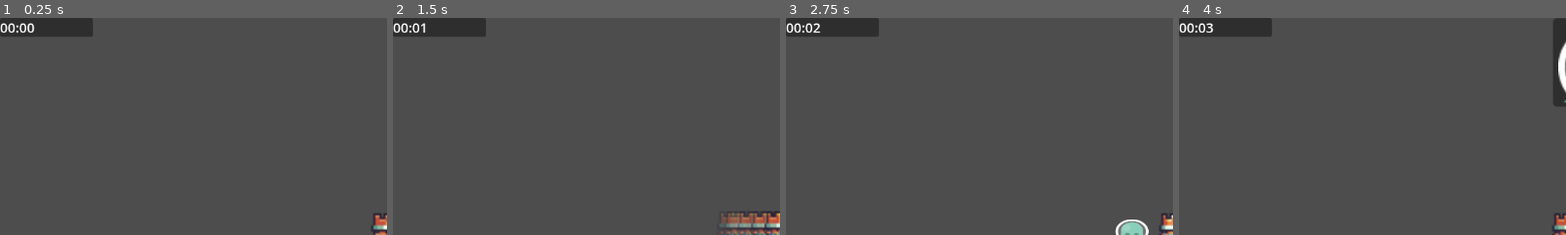
Above: before the commit, frames 1-4 (left to right).
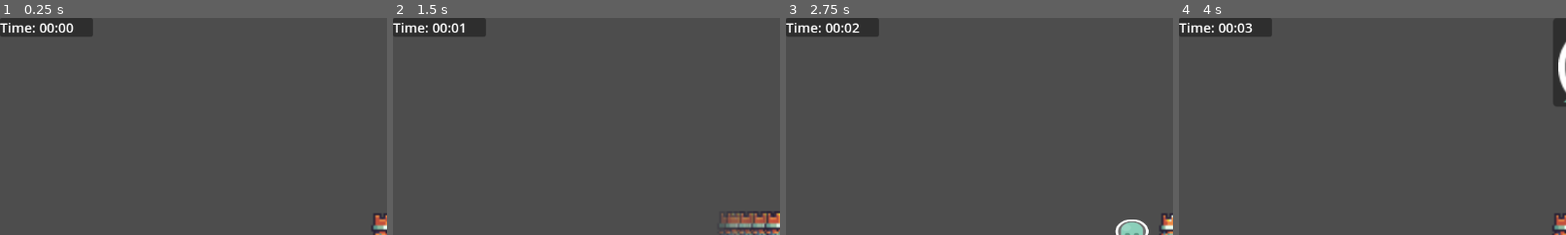
Above: after the commit, the same moments.

Repository: wh33landaxel/ProjectSD
Game: Godot game, scene res://Levels/intro.tscn
The game is run twice, just before and just after one commit, with the same random seed, the same clock (stepped at 60 frames per second) and the same inputs.
Inputs:
- Up to frame 1 (0.25 s): no input
- Up to frame 2 (1.5 s): tap Enter (reset_game, bound only after the commit) at 0.5 s; hold Right (ui_right) from 0.53 s (still down); tap W (attack) at 0.6 s; tap Space (jump) at 0.77 s; tap E (dash) at 1.35 s
- Up to frame 3 (2.75 s): tap Space (jump) at 1.52 s; release Right (ui_right) at 2.03 s; hold Left (ui_left) from 2.03 s (still down); tap W (attack) at 2.1 s
- Up to frame 4 (4 s): release Left (ui_left) at 2.78 s; hold Right (ui_right) from 2.78 s (still down); tap E (dash) at 2.85 s; tap Space (jump) at 3.02, 3.77 s; tap W (attack) at 3.6 s
The pictures show only the part of the screen within x 0-50%, y 0-50%; the shares and areas given below are measured in that part.

The runs differ from the first frame. In frame 1, 0.6% of the frame differs, in the area x 0-20%, y 2-8%; in frame 2, 0.5%; in frame 3, 0.5%; in frame 4, 0.5%.

Commit message:
Added game over and death area to restart game if player jumps off ledge

Diff:
--- /dev/null
+++ b/Levels/TimeLabel.gd
@@ -0,0 +1,6 @@
+extends Label
+
+
+# Called when the node enters the scene tree for the first time.
+func _ready():
+	self.text = "Your time was: " + ScoreDisplay.label.text
--- /dev/null
+++ b/Levels/game_over.gd
@@ -0,0 +1,15 @@
+extends Node2D
+
+
+# Called when the node enters the scene tree for the first time.
+func _ready():
+	ScoreDisplay.panel.visible = false
+	pass # Replace with function body.
+
+
+# Called every frame. 'delta' is the elapsed time since the previous frame.
+func _process(delta):
+	if Input.is_action_pressed("reset_game"):
+		ScoreDisplay.panel.visible = true
+		ScoreDisplay.restart_game()
+		LevelManager.restart_game()
--- /dev/null
+++ b/Levels/game_over.tscn
@@ -0,0 +1,81 @@
+[gd_scene load_steps=3 format=3 uid="uid://lm70ffjhknag"]
+
+[ext_resource type="Script" path="res://Levels/TimeLabel.gd" id="1_g4asl"]
+[ext_resource type="Script" path="res://Levels/game_over.gd" id="1_itlyq"]
+
+[node name="GameOver" type="Node2D"]
+script = ExtResource("1_itlyq")
+
+[node name="CanvasLayer" type="CanvasLayer" parent="."]
+
+[node name="Panel" type="Panel" parent="."]
+offset_right = 1157.0
+offset_bottom = 648.0
+
+[node name="Label" type="Label" parent="Panel"]
+layout_mode = 1
+anchors_preset = -1
+anchor_left = 0.5
+anchor_top = 0.193
+anchor_right = 0.5
+anchor_bottom = 0.304
+offset_left = -136.0
+offset_top = -0.0640024
+offset_right = 136.0
+offset_bottom = 0.00798702
+grow_horizontal = 2
+grow_vertical = 2
+theme_override_font_sizes/font_size = 50
+text = "Game Over"
+
+[node name="TimeLabel" type="Label" parent="Panel"]
+layout_mode = 1
+anchors_preset = -1
+anchor_left = 0.5
+anchor_top = 0.193
+anchor_right = 0.5
+anchor_bottom = 0.304
+offset_left = -131.5
+offset_top = 145.936
+offset_right = 140.5
+offset_bottom = 146.008
+grow_horizontal = 2
+grow_vertical = 2
+theme_override_font_sizes/font_size = 50
+text = "Your time was: "
+script = ExtResource("1_g4asl")
+
+[node name="Label2" type="Label" parent="Panel"]
+layout_mode = 1
+anchors_preset = 7
+anchor_left = 0.5
+anchor_top = 1.0
+anchor_right = 0.5
+anchor_bottom = 1.0
+offset_left = -311.5
+offset_top = -218.0
+offset_right = 312.5
+offset_bottom = -141.0
+grow_horizontal = 2
+grow_vertical = 0
+theme_override_font_sizes/font_size = 50
+text = "THANK YOU FOR PLAYING"
+autowrap_mode = 2
+
+[node name="Label3" type="Label" parent="Panel"]
+layout_mode = 1
+anchors_preset = 7
+anchor_left = 0.5
+anchor_top = 1.0
+anchor_right = 0.5
+anchor_bottom = 1.0
+offset_left = -311.5
+offset_top = -140.0
+offset_right = 312.5
+offset_bottom = -57.0
+grow_horizontal = 2
+grow_vertical = 0
+theme_override_font_sizes/font_size = 30
+text = "Press Enter or Select to restart game!"
+horizontal_alignment = 1
+autowrap_mode = 2
--- a/Levels/intro.tscn
+++ b/Levels/intro.tscn
@@ -9,6 +9,7 @@
 [ext_resource type="PackedScene" uid="uid://bjib6uahpeq37" path="res://Scenes/camera.tscn" id="6_s4f8w"]
 [ext_resource type="PackedScene" uid="uid://c5bdnactx4pxs" path="res://Scenes/eye_bot.tscn" id="6_tvgrc"]
 [ext_resource type="AudioStream" uid="uid://bxu5jk4v3yliq" path="res://Sounds/Blackmoor Tides Loop.wav" id="9_dlc4p"]
+[ext_resource type="PackedScene" uid="uid://yv3yhy6osbet" path="res://Scenes/death_area.tscn" id="10_3pmpn"]
 
 [sub_resource type="TileSetAtlasSource" id="TileSetAtlasSource_k8l3v"]
 texture = ExtResource("1_obwt7")
@@ -361,13 +362,15 @@
 scale = Vector2(3, 3)
 
 [node name="TextTrigger5" parent="." instance=ExtResource("2_lviq3")]
-position = Vector2(2123, -127)
+position = Vector2(2013, -218)
+scale = Vector2(3, 3)
 text_to_show = "We got some BADDDD robots ahead, hit the slash button to get them outta the way!"
 mood_to_show = 2
 one_time = false
 
 [node name="TextTrigger6" parent="." instance=ExtResource("2_lviq3")]
-position = Vector2(2351, -128)
+position = Vector2(2434, -172)
+scale = Vector2(2, 2)
 text_to_show = "We got some BADDDD robots ahead, hit the slash button to get them outta the way!"
 mood_to_show = 2
 one_time = false
@@ -377,13 +380,15 @@
 scale = Vector2(3, 3)
 
 [node name="TextTrigger9" parent="." instance=ExtResource("2_lviq3")]
-position = Vector2(3911, -521)
+position = Vector2(3751, -615)
+scale = Vector2(3, 3)
 text_to_show = "Watch out for cameras, if they see you you need to disable their exclamation alerts"
 mood_to_show = 2
 one_time = false
 
 [node name="TextTrigger10" parent="." instance=ExtResource("2_lviq3")]
-position = Vector2(4139, -522)
+position = Vector2(4303, -616)
+scale = Vector2(3, 3)
 text_to_show = "Definitely not influenced by a certain gear of metal, what am i talking about?"
 one_time = false
 
@@ -468,3 +473,5 @@
 
 [node name="AlertPosition" type="Node2D" parent="."]
 position = Vector2(4627, -675)
+
+[node name="DeathArea" parent="." instance=ExtResource("10_3pmpn")]
--- a/Levels/level_3.tscn
+++ b/Levels/level_3.tscn
@@ -1,7 +1,9 @@
-[gd_scene load_steps=5 format=3 uid="uid://bvldb01qnjm5s"]
+[gd_scene load_steps=7 format=3 uid="uid://bvldb01qnjm5s"]
 
 [ext_resource type="Texture2D" uid="uid://d18yupoexk8jl" path="res://Art/sheet.png" id="1_oq0ui"]
 [ext_resource type="PackedScene" uid="uid://bmhm4k5s0jluf" path="res://Scenes/player.tscn" id="2_v3r1q"]
+[ext_resource type="PackedScene" uid="uid://b4hcievivgjno" path="res://Scenes/Door.tscn" id="3_683do"]
+[ext_resource type="PackedScene" uid="uid://yv3yhy6osbet" path="res://Scenes/death_area.tscn" id="4_33u5f"]
 
 [sub_resource type="TileSetAtlasSource" id="TileSetAtlasSource_k8l3v"]
 texture = ExtResource("1_oq0ui")
@@ -333,3 +335,8 @@
 [node name="Player" parent="." instance=ExtResource("2_v3r1q")]
 position = Vector2(45, 419)
 scale = Vector2(3, 3)
+
+[node name="Door" parent="." instance=ExtResource("3_683do")]
+position = Vector2(6568, -36)
+
+[node name="DeathArea" parent="." instance=ExtResource("4_33u5f")]
--- a/Levels/world.tscn
+++ b/Levels/world.tscn
@@ -6,6 +6,7 @@
 [ext_resource type="Script" path="res://Scripts/ScoreLabel.gd" id="4_n37b5"]
 [ext_resource type="Texture2D" uid="uid://d18yupoexk8jl" path="res://Art/sheet.png" id="5_lptmu"]
 [ext_resource type="Texture2D" uid="uid://dywet286ktniq" path="res://Art/Backgrounds/bg-clouds.png" id="6_os6hs"]
+[ext_resource type="PackedScene" uid="uid://yv3yhy6osbet" path="res://Scenes/death_area.tscn" id="6_ym836"]
 [ext_resource type="Texture2D" uid="uid://71cb3gh55nfo" path="res://Art/Backgrounds/bg-mountains.png" id="7_6fr8b"]
 [ext_resource type="Texture2D" uid="uid://bm25q0npduqeb" path="res://Art/Backgrounds/bg-trees.png" id="8_2xnhx"]
 [ext_resource type="PackedScene" uid="uid://ckpfltemsrgtq" path="res://Scenes/enemy.tscn" id="9_gjjnd"]
@@ -53,7 +54,6 @@
 10:0/0 = 0
 10:0/0/physics_layer_0/linear_velocity = Vector2(0, 0)
 10:0/0/physics_layer_0/angular_velocity = 0.0
-10:0/0/physics_layer_0/polygon_0/points = PackedVector2Array(-8, -8, 8, -8, 8, 8, -8, 8)
 11:0/next_alternative_id = 3
 11:0/0 = 0
 11:0/0/physics_layer_0/linear_velocity = Vector2(0, 0)
@@ -138,14 +138,12 @@
 7:2/0 = 0
 7:2/0/physics_layer_0/linear_velocity = Vector2(0, 0)
 7:2/0/physics_layer_0/angular_velocity = 0.0
-7:2/0/physics_layer_0/polygon_0/points = PackedVector2Array(-8, -8, 8, -8, 8, 8, -8, 8)
 8:2/0 = 0
 8:2/0/physics_layer_0/linear_velocity = Vector2(0, 0)
 8:2/0/physics_layer_0/angular_velocity = 0.0
 9:2/0 = 0
 9:2/0/physics_layer_0/linear_velocity = Vector2(0, 0)
 9:2/0/physics_layer_0/angular_velocity = 0.0
-9:2/0/physics_layer_0/polygon_0/points = PackedVector2Array(-8, -8, 8, -8, 8, 8, -8, 8)
 10:2/0 = 0
 10:2/0/physics_layer_0/linear_velocity = Vector2(0, 0)
 10:2/0/physics_layer_0/angular_velocity = 0.0
@@ -158,7 +156,6 @@
 13:2/0 = 0
 13:2/0/physics_layer_0/linear_velocity = Vector2(0, 0)
 13:2/0/physics_layer_0/angular_velocity = 0.0
-13:2/0/physics_layer_0/polygon_0/points = PackedVector2Array(-8, -8, 8, -8, 8, 8, -8, 8)
 14:2/0 = 0
 14:2/0/physics_layer_0/linear_velocity = Vector2(0, 0)
 14:2/0/physics_layer_0/angular_velocity = 0.0
@@ -198,7 +195,6 @@
 13:3/0 = 0
 13:3/0/physics_layer_0/linear_velocity = Vector2(0, 0)
 13:3/0/physics_layer_0/angular_velocity = 0.0
-13:3/0/physics_layer_0/polygon_0/points = PackedVector2Array(-8, -8, 8, -8, 8, 8, -8, 8)
 14:3/0 = 0
 14:3/0/physics_layer_0/linear_velocity = Vector2(0, 0)
 14:3/0/physics_layer_0/angular_velocity = 0.0
@@ -413,6 +409,9 @@
 format = 2
 layer_0/tile_data = PackedInt32Array(458753, 720899, 0, 458754, 720899, 0, 458755, 720899, 0, 458756, 720899, 0, 458757 …(23755 unchanged characters)…
 
+[node name="DeathArea" parent="TileMap" instance=ExtResource("6_ym836")]
+position = Vector2(462.119, 451.677)
+
 [node name="ParallaxBackground" type="ParallaxBackground" parent="."]
 
 [node name="ParallaxLayer" type="ParallaxLayer" parent="ParallaxBackground"]
--- /dev/null
+++ b/Scenes/death_area.gd
@@ -0,0 +1,16 @@
+extends Area2D
+
+
+# Called when the node enters the scene tree for the first time.
+func _ready():
+	pass # Replace with function body.
+
+
+# Called every frame. 'delta' is the elapsed time since the previous frame.
+func _process(delta):
+	pass
+
+
+func _on_body_entered(body):
+	if body.is_in_group("player"):
+		LevelManager.restart_level()
--- /dev/null
+++ b/Scenes/death_area.tscn
@@ -0,0 +1,16 @@
+[gd_scene load_steps=3 format=3 uid="uid://yv3yhy6osbet"]
+
+[ext_resource type="Script" path="res://Scenes/death_area.gd" id="1_sm2in"]
+
+[sub_resource type="RectangleShape2D" id="RectangleShape2D_jisn0"]
+size = Vector2(64818, 3483)
+
+[node name="DeathArea" type="Area2D" groups=["death_area"]]
+position = Vector2(18, 1372)
+script = ExtResource("1_sm2in")
+
+[node name="CollisionShape2D" type="CollisionShape2D" parent="."]
+position = Vector2(5346, 1620.5)
+shape = SubResource("RectangleShape2D_jisn0")
+
+[connection signal="body_entered" from="." to="." method="_on_body_entered"]
--- a/ScoreDisplay.gd
+++ b/ScoreDisplay.gd
@@ -1,5 +1,6 @@
 extends CanvasLayer
 
+@onready var panel = $Panel
 @onready var label = $Panel/Label
 var cur_time = 0
 
@@ -9,4 +10,7 @@
 
 	var minutes = int(cur_time / 60)
 	var seconds = int(fmod(cur_time, 60))
-	label.text = str(minutes).pad_zeros(2) + ":" + str(seconds).pad_zeros(2)
+	label.text = "Time: " + str(minutes).pad_zeros(2) + ":" + str(seconds).pad_zeros(2)
+
+func restart_game():
+	cur_time = 0
--- a/Scripts/level_manager.gd
+++ b/Scripts/level_manager.gd
@@ -4,7 +4,8 @@
 var level_list = [
 	"res://Levels/intro.tscn",
 	"res://Levels/world.tscn",
-	"res://Levels/level_3.tscn"
+	"res://Levels/level_3.tscn",
+	"res://Levels/game_over.tscn"
 ]
 
 var delete_on_load = []
@@ -13,16 +14,19 @@
 	level_ind = (level_ind+1) % level_list.size()
 	load_level(level_ind)
 
-func load_previous_level():
-	level_ind = (level_ind-1) % level_list.size()
-	load_level(level_ind)
-
 func restart_level():
 	for d in delete_on_load:
 		d.queue_free()
 	delete_on_load = []
 	get_tree().reload_current_scene()
 
+func restart_game():
+	for d in delete_on_load:
+		d.queue_free()
+	delete_on_load = []
+	level_ind = 0
+	load_level(0)
+
 func load_level(ind):
 	for d in delete_on_load:
 		d.queue_free()
--- a/Scripts/score_display.tscn
+++ b/Scripts/score_display.tscn
@@ -10,6 +10,7 @@
 offset_bottom = 28.0
 
 [node name="Label" type="Label" parent="Panel"]
+layout_mode = 0
 offset_right = 137.0
 offset_bottom = 27.0
 theme_override_font_sizes/font_size = 20
--- a/project.godot
+++ b/project.godot
@@ -45,6 +45,7 @@
 reset_game={
 "deadzone": 0.5,
 "events": [Object(InputEventJoypadButton,"resource_local_to_scene":false,"resource_name":"","device":-1,"button_index":4,"pressure":0.0,"pressed":false,"script":null)
+, Object(InputEventKey,"resource_local_to_scene":false,"resource_name":"","device":0,"window_id":0,"alt_pressed":false,"shift_pressed":false,"ctrl_pressed":false,"meta_pressed":false,"pressed":false,"keycode":0,"physical_keycode":4194309,"key_label":0,"unicode":0,"echo":false,"script":null)
 ]
 }
 run={
Not shown: 1 places in Levels/intro.tscn that only renumber resources
Not shown: 1 places in Levels/world.tscn that only renumber resources
